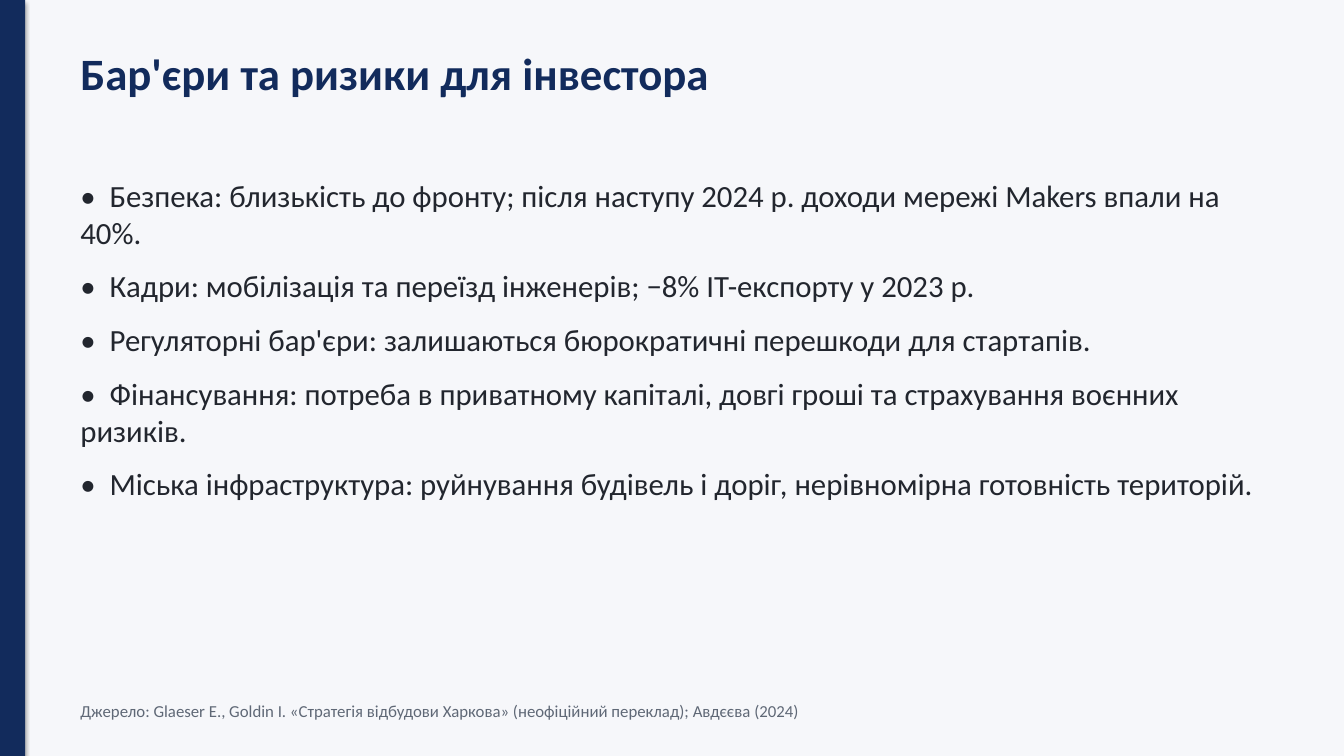
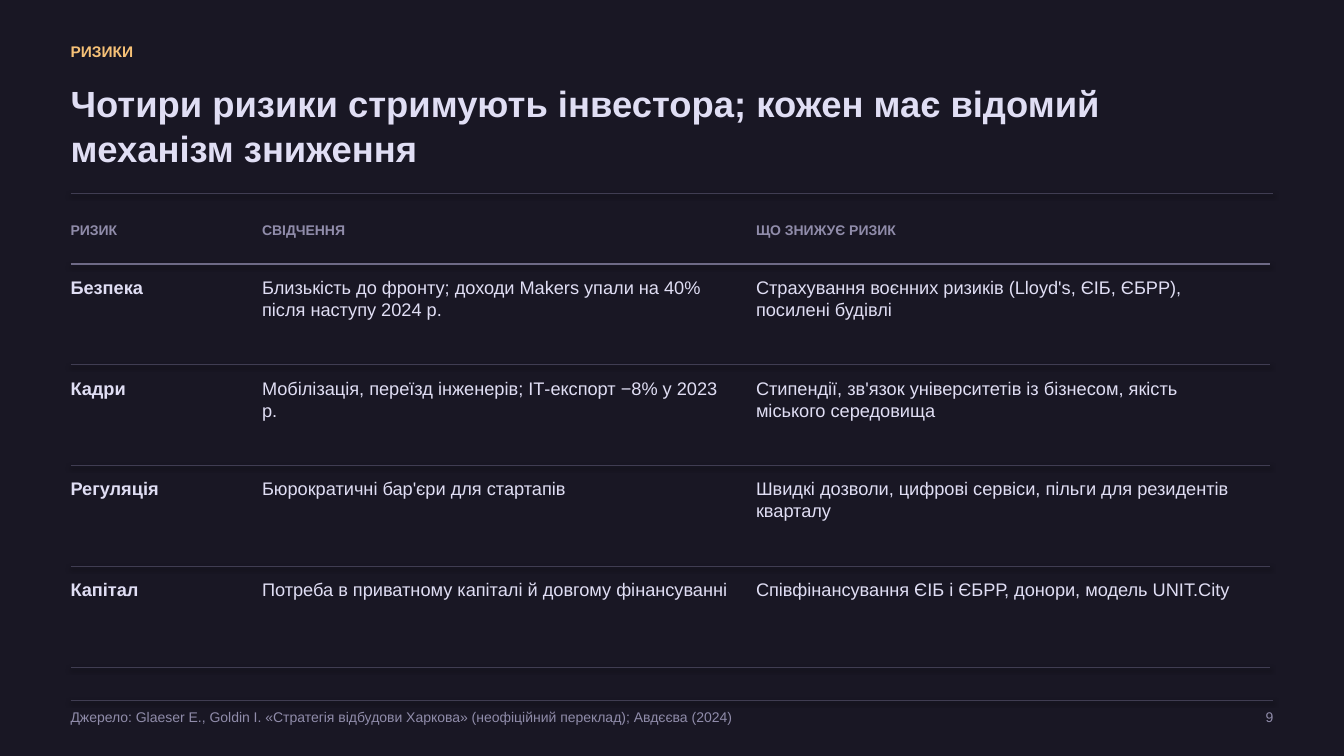
Before and after one commit to tak0dan/Kohana_Notion_Tasks, a slide deck: slide 9 of tasks/2026-11-16_Харків_інноваційний_потенціал/2026-11-16_Харків_інноваційний_та_інвестиційний_потенціал.pptx. Drawn at 1344x756 pixels with LibreOffice and Linux fonts; fonts in the diff are those of the drawing. Boxes give left, top, right and bottom in pixels: in the first picture for what was removed or moved away, otherwise in the second. Text is boxed around its words. In the diff, an @@ line names an element or a change of style, - is before the commit and + after.

```diff
--- a/tasks/2026-11-16_Харків_інноваційний_потенціал/2026-11-16_Харків_інноваційний_та_інвестиційний_потенціал.pptx
+++ b/tasks/2026-11-16_Харків_інноваційний_потенціал/2026-11-16_Харків_інноваційний_та_інвестиційний_потенціал.pptx
@@ background #F6F7FA to #191724 @@
@@ rectangle removed at box(0, 0, 25, 756) @@
@@ text added at box(71, 46, 134, 57), 11 pt, text #F6C177, bold @@
+РИЗИКИ
@@ text at box(71, 90, 1100, 163): text changed; size 32 to 26 pt; font Calibri to Arial; text colour #122B5C to #E0DEF4 @@
-Бар'єри та ризики для інвестора
+Чотири ризики стримують інвестора; кожен має відомий механізм зниження
@@ line added from (71, 194) to (1273, 194), #403D52 0.75 pt @@
@@ text removed at box(80, 185, 1252, 500) @@
-• Безпека: близькість до фронту; після наступу 2024 р. доходи мережі Makers впали на 40%.
-• Кадри: мобілізація та переїзд інженерів; −8% ІТ-експорту у 2023 р.
-• Регуляторні бар'єри: залишаються бюрократичні перешкоди для стартапів.
-• Фінансування: потреба в приватному капіталі, довгі гроші та страхування воєнних ризиків.
-• Міська інфраструктура: руйнування будівель і доріг, нерівномірна готовність територій.
@@ text added at box(71, 225, 118, 235), 10 pt, text #908CAA, bold @@
+РИЗИК
@@ text added at box(262, 225, 345, 238), 10 pt, text #908CAA, bold @@
+СВІДЧЕННЯ
@@ text added at box(756, 225, 896, 238), 10 pt, text #908CAA, bold @@
+ЩО ЗНИЖУЄ РИЗИК
@@ line added from (71, 264) to (1270, 264), #6E6A86 1 pt @@
@@ text added at box(71, 281, 143, 294), 13 pt, text #E0DEF4, bold @@
+Безпека
@@ text added at box(262, 280, 700, 320), 13 pt, text #E0DEF4 @@
+Близькість до фронту; доходи Makers упали на 40% після наступу 2024 р.
@@ text added at box(756, 280, 1181, 320), 13 pt, text #E0DEF4 @@
+Страхування воєнних ризиків (Lloyd's, ЄІБ, ЄБРР), посилені будівлі
@@ line added from (71, 365) to (1270, 365), #403D52 0.75 pt @@
@@ text added at box(71, 382, 126, 399), 13 pt, text #E0DEF4, bold @@
+Кадри
@@ text added at box(262, 381, 717, 421), 13 pt, text #E0DEF4 @@
+Мобілізація, переїзд інженерів; ІТ-експорт −8% у 2023 р.
@@ text added at box(756, 381, 1178, 421), 13 pt, text #E0DEF4 @@
+Стипендії, зв'язок університетів із бізнесом, якість міського середовища
@@ line added from (71, 466) to (1270, 466), #403D52 0.75 pt @@
@@ text added at box(71, 481, 159, 499), 13 pt, text #E0DEF4, bold @@
+Регуляція
@@ text added at box(262, 481, 566, 499), 13 pt, text #E0DEF4 @@
+Бюрократичні бар'єри для стартапів
@@ text added at box(756, 481, 1228, 521), 13 pt, text #E0DEF4 @@
+Швидкі дозволи, цифрові сервіси, пільги для резидентів кварталу
@@ line added from (71, 567) to (1270, 567), #403D52 0.75 pt @@
@@ text added at box(71, 582, 139, 596), 13 pt, text #E0DEF4, bold @@
+Капітал
@@ text added at box(262, 582, 727, 600), 13 pt, text #E0DEF4 @@
+Потреба в приватному капіталі й довгому фінансуванні
@@ text added at box(756, 582, 1230, 600), 13 pt, text #E0DEF4 @@
+Співфінансування ЄІБ і ЄБРР, донори, модель UNIT.City
@@ line added from (71, 667) to (1270, 667), #403D52 0.75 pt @@
@@ text "Джерело: Glaeser E., Goldin I. ...": place and size @@
-text "Джерело: Glaeser E., Goldin I. ..." at box(80, 705, 798, 720)
+text "Джерело: Glaeser E., Goldin I. ..." at box(71, 711, 732, 725)
@@ text "Джерело: Glaeser E., Goldin I. ..." at box(71, 711, 732, 725): size 12 to 10 pt, font Calibri to Arial, text colour #5F6876 to #908CAA @@
@@ line added from (71, 701) to (1273, 701), #403D52 0.75 pt @@
@@ text added at box(1266, 712, 1274, 722), 10 pt, text #908CAA @@
+9
```
Also in this commit, not shown: 6 other slides changed, 4 slides added, 4 slides removed, 3 other files.
